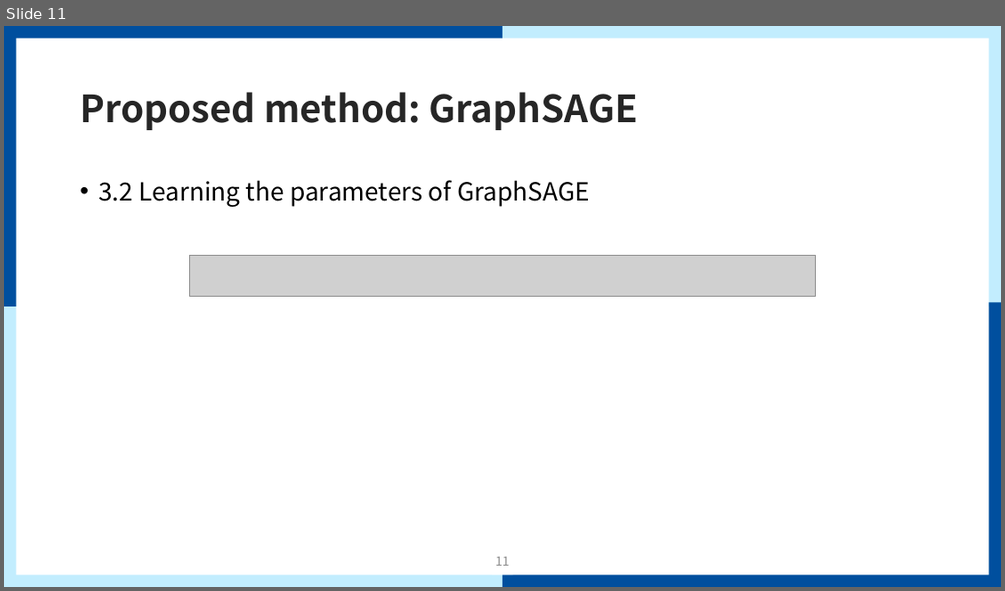
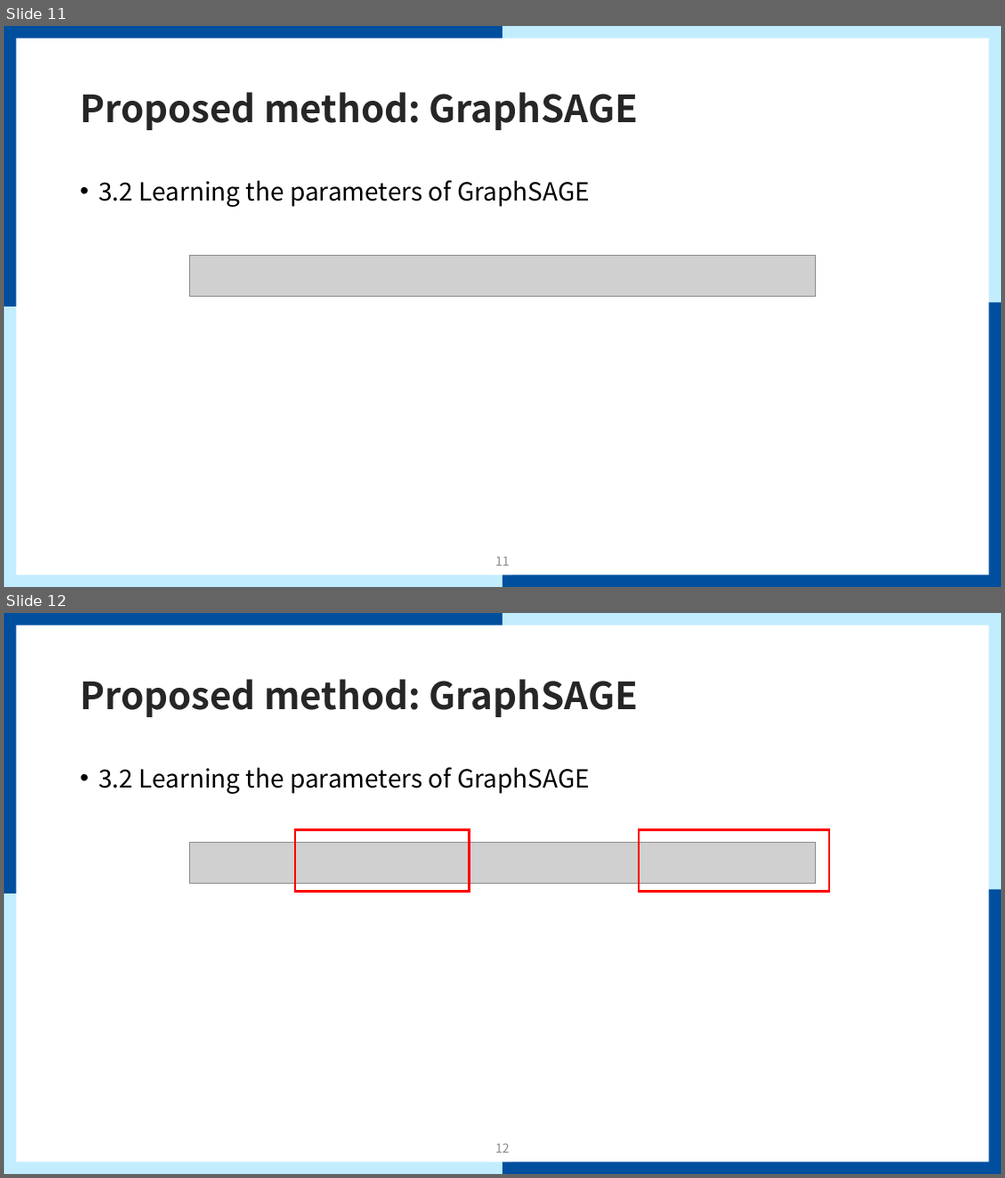
Before and after one commit to mmvv11/GraduateStudies, a slide deck: papers/review/GraphSAGE Review.pptx. Shown one above the other, each under a label of ours: slide 11 before the commit, slides 11 and 12 after it. The pictures are 1005x591 and 1005x1178 pixels, drawn with LibreOffice and Linux fonts; fonts in the diff are those of the drawing; grey boxes stand for pictures; background and template pictures are left out. Boxes give left, top, right and bottom in pixels: in the first picture for what was removed or moved away, otherwise in the second. Text is boxed around its words. In the diff, an @@ line names an element or a change of style, - is before the commit and + after.

Commit message:
GraphSAGE 리뷰 완성

```diff
--- a/papers/review/GraphSAGE Review.pptx
+++ b/papers/review/GraphSAGE Review.pptx
@@ slide 12 added at bbox=[4, 613, 1001, 1174], background #FFFFFF; not listed: 9 template elements that a slide beside it also shows @@
@@ title added at bbox=[80, 679, 638, 717], 36 pt, text #262626, bold @@
+Proposed method: GraphSAGE
@@ text added at bbox=[98, 767, 590, 794], 24 pt, text #000000 @@
+• 3.2 Learning the parameters of GraphSAGE
@@ picture added at bbox=[189, 843, 816, 883] @@
@@ rectangle added at bbox=[295, 830, 469, 892], outline #FF0000 2.25 pt @@
@@ rectangle added at bbox=[639, 830, 830, 892], outline #FF0000 2.25 pt @@
@@ page number added at bbox=[495, 1143, 510, 1152], 12 pt, text #8C8C8C @@
+12
```
Also in this commit, not shown: 2 slides changed, 12 other slides added.
